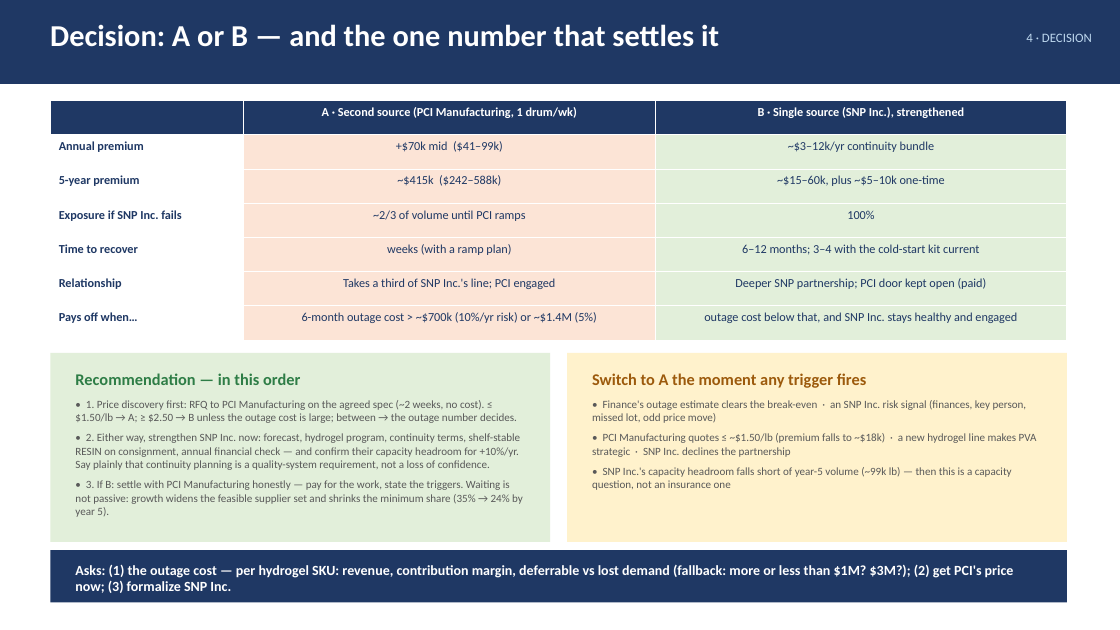
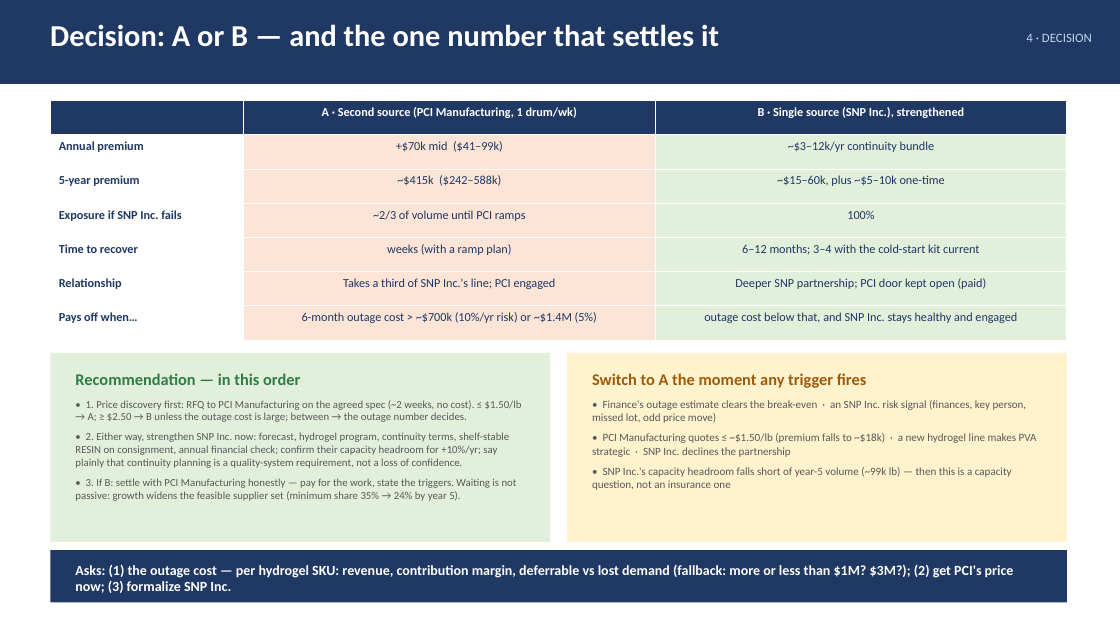
Before and after one commit to naviero1/Claude-Works, a slide deck: slide 8 of PVA second supplier initiative/PVA_Second_Supplier_Leadership_Deck.pptx. Drawn at 1120x630 pixels with LibreOffice and Linux fonts; fonts in the diff are those of the drawing. Boxes give left, top, right and bottom in pixels: in the first picture for what was removed or moved away, otherwise in the second. Text is boxed around its words. In the diff, an @@ line names an element or a change of style, - is before the commit and + after.

```diff
--- a/PVA second supplier initiative/PVA_Second_Supplier_Leadership_Deck.pptx
+++ b/PVA second supplier initiative/PVA_Second_Supplier_Leadership_Deck.pptx
@@ text at <box>86,400,522,422</box>: size 9.5 to 9.2 pt in "• 1. Price discovery first: RFQ to ..." @@
@@ text at <box>75,432,517,501</box>: text changed; size 9.5 to 9.2 pt @@
-• 2. Either way, strengthen SNP Inc. now: forecast, hydrogel program, continuity terms, shelf-stable RESIN on consignment, annual financial check — and confirm their capacity headroom for +10%/yr. Say plainly that continuity planning is a quality-system requirement, not a loss of confidence.
-• 3. If B: settle with PCI Manufacturing honestly — pay for the work, state the triggers. Waiting is not passive: growth widens the feasible supplier set and shrinks the minimum share (35% → 24% by year 5).
+• 2. Either way, strengthen SNP Inc. now: forecast, hydrogel program, continuity terms, shelf-stable RESIN on consignment, annual financial check; confirm their capacity headroom for +10%/yr; say plainly that continuity planning is a quality-system requirement, not a loss of confidence.
+• 3. If B: settle with PCI Manufacturing honestly — pay for the work, state the triggers. Waiting is not passive: growth widens the feasible supplier set (minimum share 35% → 24% by year 5).
```
Also in this commit, not shown: 1 other slide changed, 1 other file.
